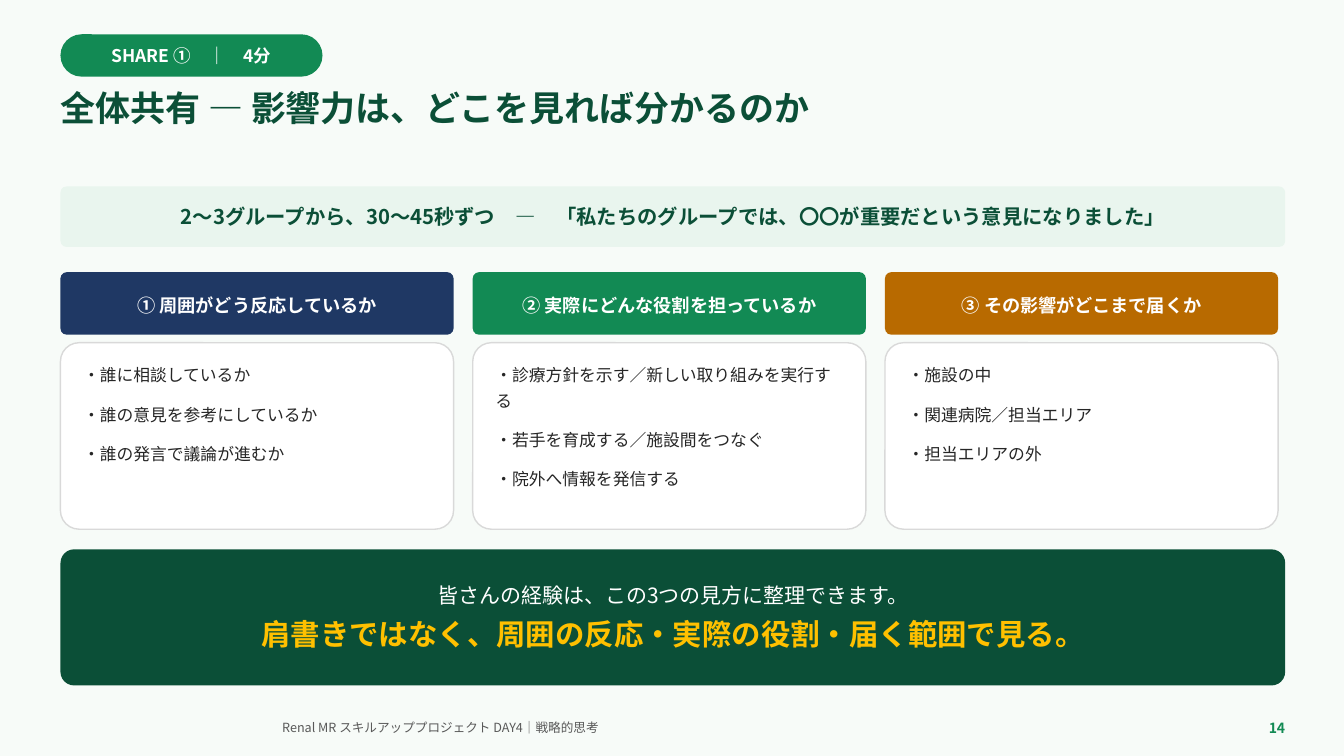
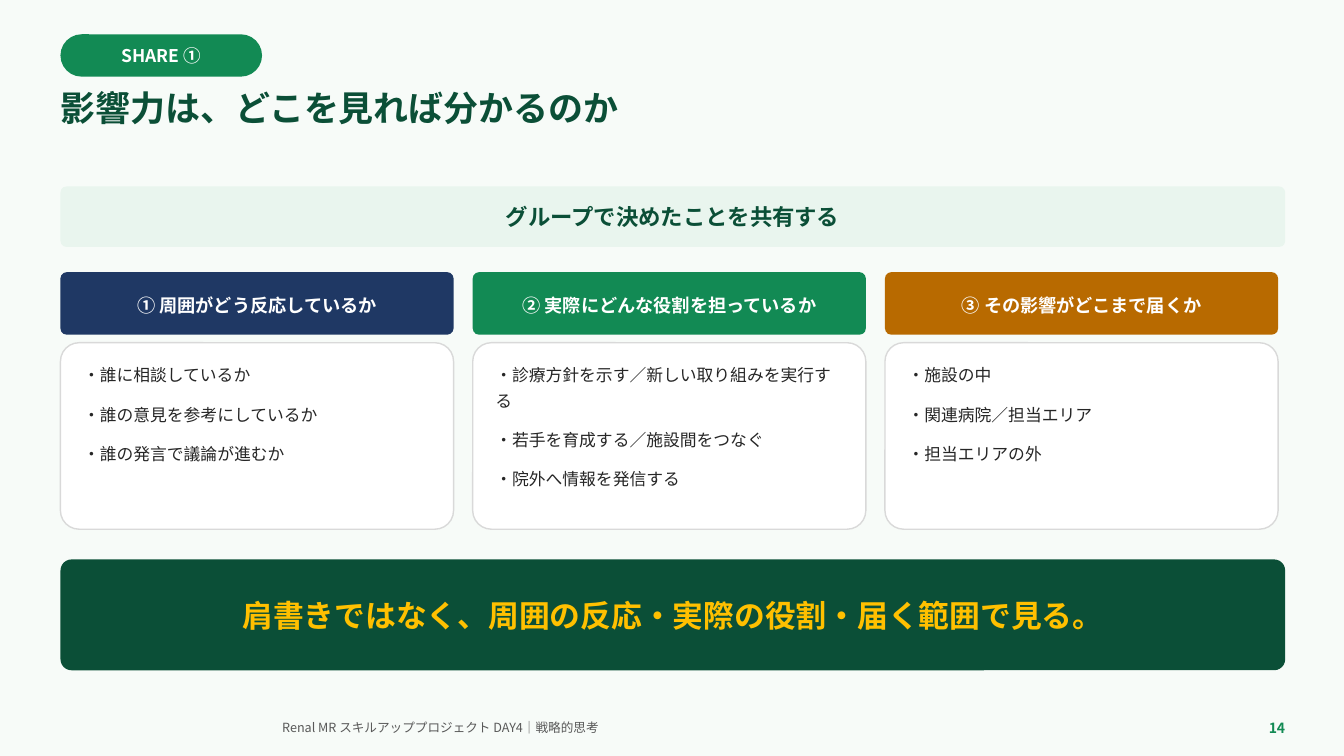
Before and after one commit to TAKUYA-1187/Claude, a slide deck: slide 14 of novartis_training/DAY4_ちょっと分かるだけで世界が変わる.pptx. Drawn at 1344x756 pixels with LibreOffice and Linux fonts; fonts in the diff are those of the drawing; background and template pictures are left out. Boxes give left, top, right and bottom in pixels: in the first picture for what was removed or moved away, otherwise in the second. Text is boxed around its words. In the diff, an @@ line names an element or a change of style, - is before the commit and + after.

```diff
--- a/novartis_training/DAY4_ちょっと分かるだけで世界が変わる.pptx
+++ b/novartis_training/DAY4_ちょっと分かるだけで世界が変わる.pptx
@@ rounded rectangle "SHARE ①": place and size @@
-rounded rectangle "SHARE ①" at bbox=[60, 34, 323, 77]
+rounded rectangle "SHARE ①" at bbox=[60, 34, 262, 77]
@@ text in rounded rectangle at bbox=[122, 47, 201, 64]: text changed @@
-SHARE ① ｜ 4分
+SHARE ①
@@ text at bbox=[60, 91, 618, 124]: text changed @@
-全体共有 — 影響力は、どこを見れば分かるのか
+影響力は、どこを見れば分かるのか
@@ text in rounded rectangle at bbox=[506, 206, 839, 227]: text changed; size 14.5 to 16 pt @@
-2〜3グループから、30〜45秒ずつ — 「私たちのグループでは、〇〇が重要だという意見になりました」
+グループで決めたことを共有する
@@ rounded rectangle "肩書きではなく、周囲の反応・実際の役割・届く範囲で見る。": place and size @@
-rounded rectangle "肩書きではなく、周囲の反応・実際の役割・届く範囲で見る。" at bbox=[60, 549, 1286, 686]
+rounded rectangle "肩書きではなく、周囲の反応・実際の役割・届く範囲で見る。" at bbox=[60, 560, 1286, 670]
@@ rounded rectangle "肩書きではなく、周囲の反応・実際の役割・届く範囲で見る。" at bbox=[60, 560, 1286, 670]: size 21 to 22 pt @@
@@ text in rounded rectangle at bbox=[437, 585, 909, 605]: paragraph removed @@
-皆さんの経験は、この3つの見方に整理できます。
```
Also in this commit, not shown: 18 other slides changed, 2 other files.
